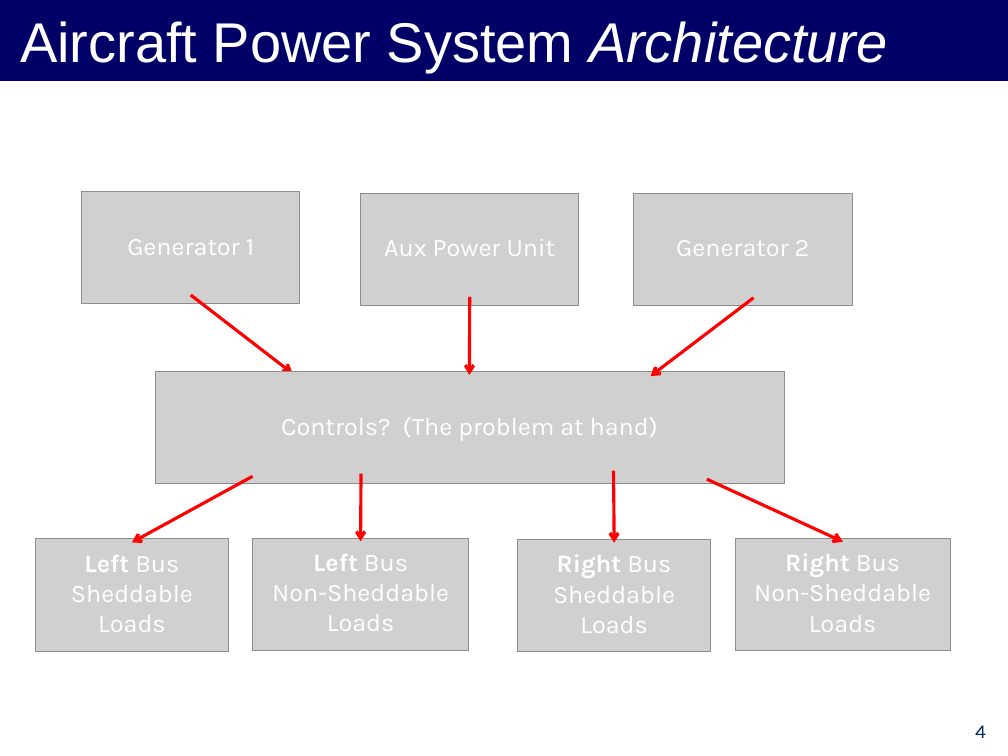
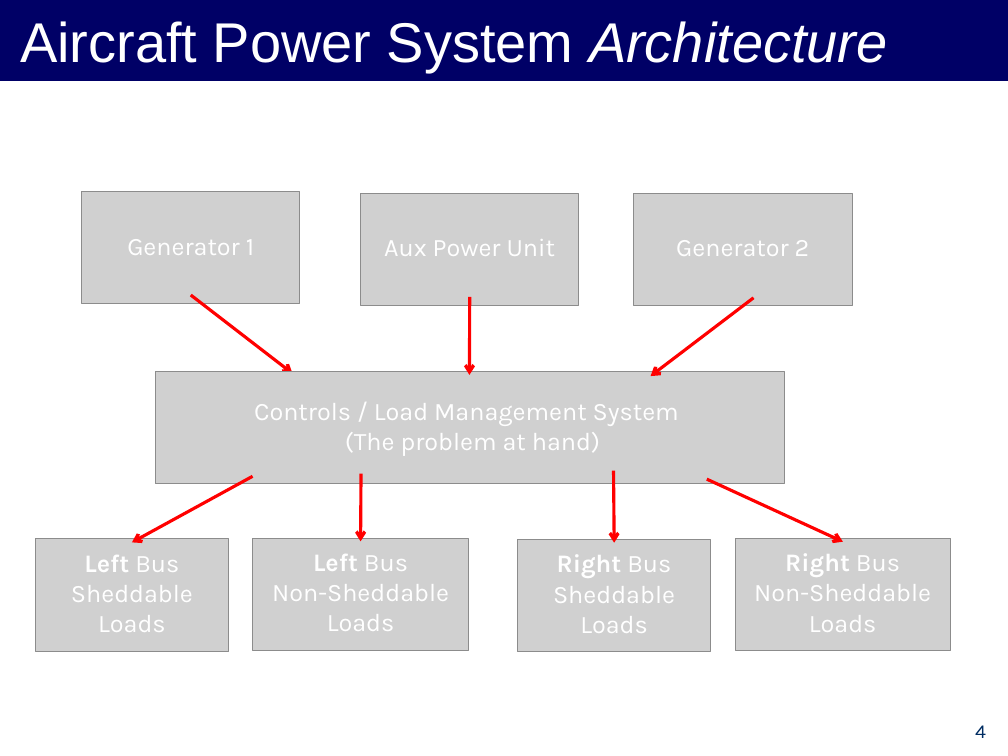
Before and after one commit to forresti/optimal_load_management, a slide deck: slide 4 of project/12-3-12_Presentation.ppt. Drawn at 1008x756 pixels with LibreOffice and Linux fonts; fonts in the diff are those of the drawing; grey boxes stand for pictures. Boxes give left, top, right and bottom in pixels: in the first picture for what was removed or moved away, otherwise in the second. Text is boxed around its words. In the diff, an @@ line names an element or a change of style, - is before the commit and + after.

```diff
--- a/project/12-3-12_Presentation.ppt
+++ b/project/12-3-12_Presentation.ppt
@@ text at <box>254,403,679,456</box>: text changed @@
-Controls? (The problem at hand)
+Controls / Load Management System
+(The problem at hand)
```
Also in this commit, not shown: 7 other slides changed.
